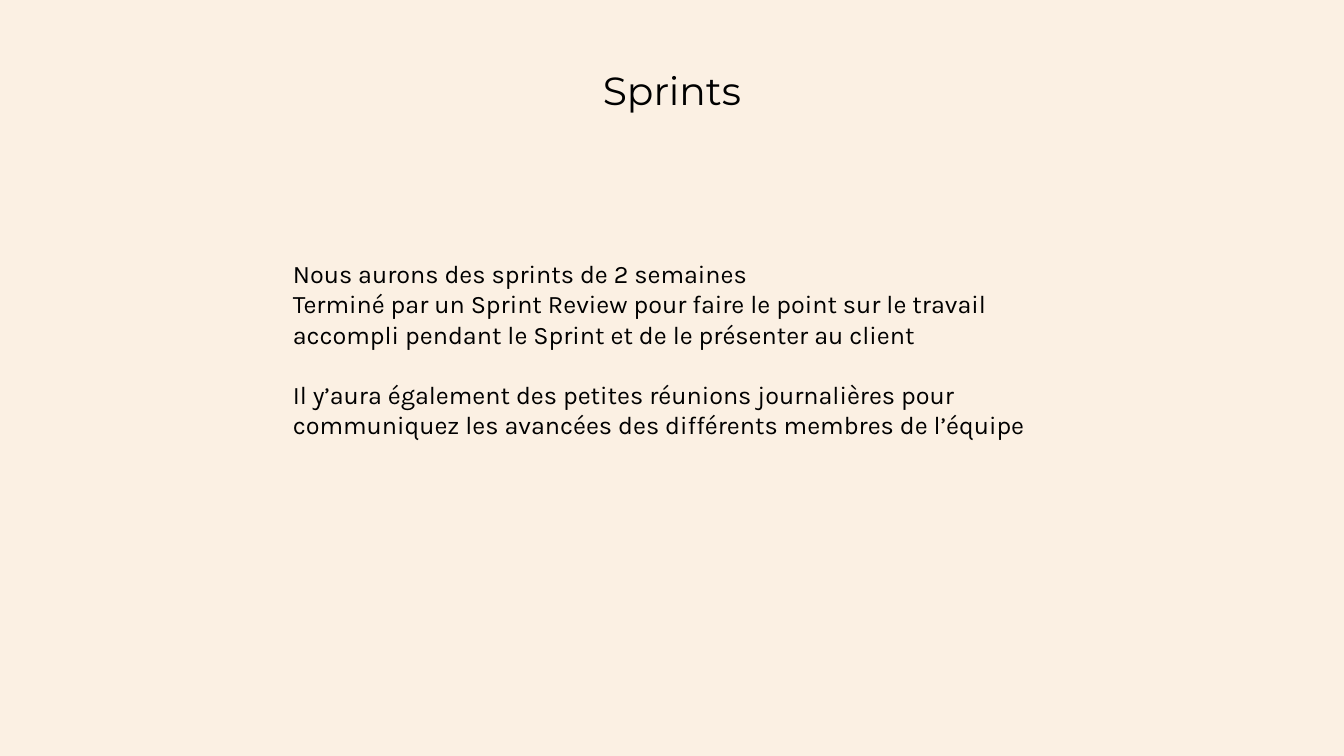
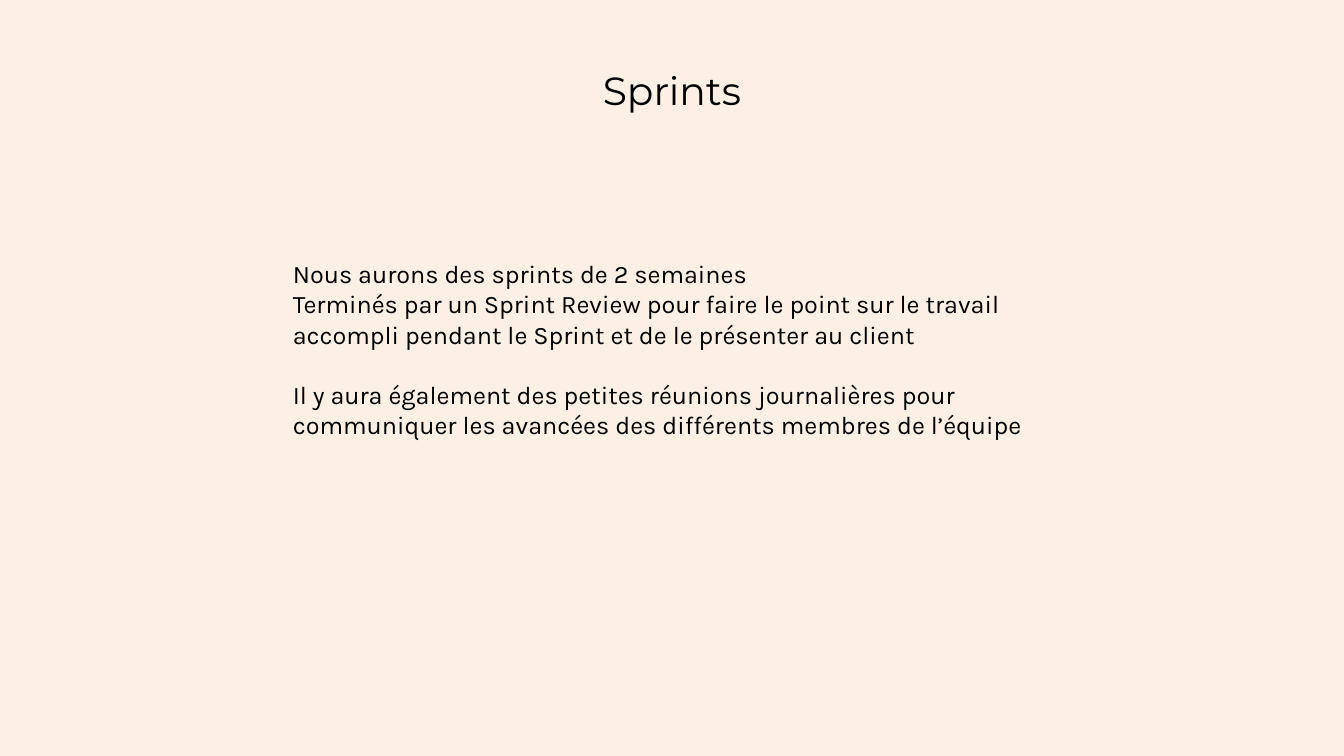
Before and after one commit to Arnaud-B-OC/oc-p4, a slide deck: slide 7 of Présentation - Kanban + Outil de gestion de projet.pptx. Drawn at 1344x756 pixels with LibreOffice and Linux fonts; fonts in the diff are those of the drawing. Boxes give left, top, right and bottom in pixels: in the first picture for what was removed or moved away, otherwise in the second. Text is boxed around its words. In the diff, an @@ line names an element or a change of style, - is before the commit and + after.

```diff
--- a/Présentation - Kanban + Outil de gestion de projet.pptx
+++ b/Présentation - Kanban + Outil de gestion de projet.pptx
@@ text at (293,294,1021,440): text changed @@
-Terminé par un Sprint Review pour faire le point sur le travail accompli pendant le Sprint et de le présenter au client
-Il y’aura également des petites réunions journalières pour communiquez les avancées des différents membres de l’équipe
+Terminés par un Sprint Review pour faire le point sur le travail accompli pendant le Sprint et de le présenter au client
+Il y aura également des petites réunions journalières pour communiquer les avancées des différents membres de l’équipe
```
Also in this commit, not shown: 3 other slides changed.
